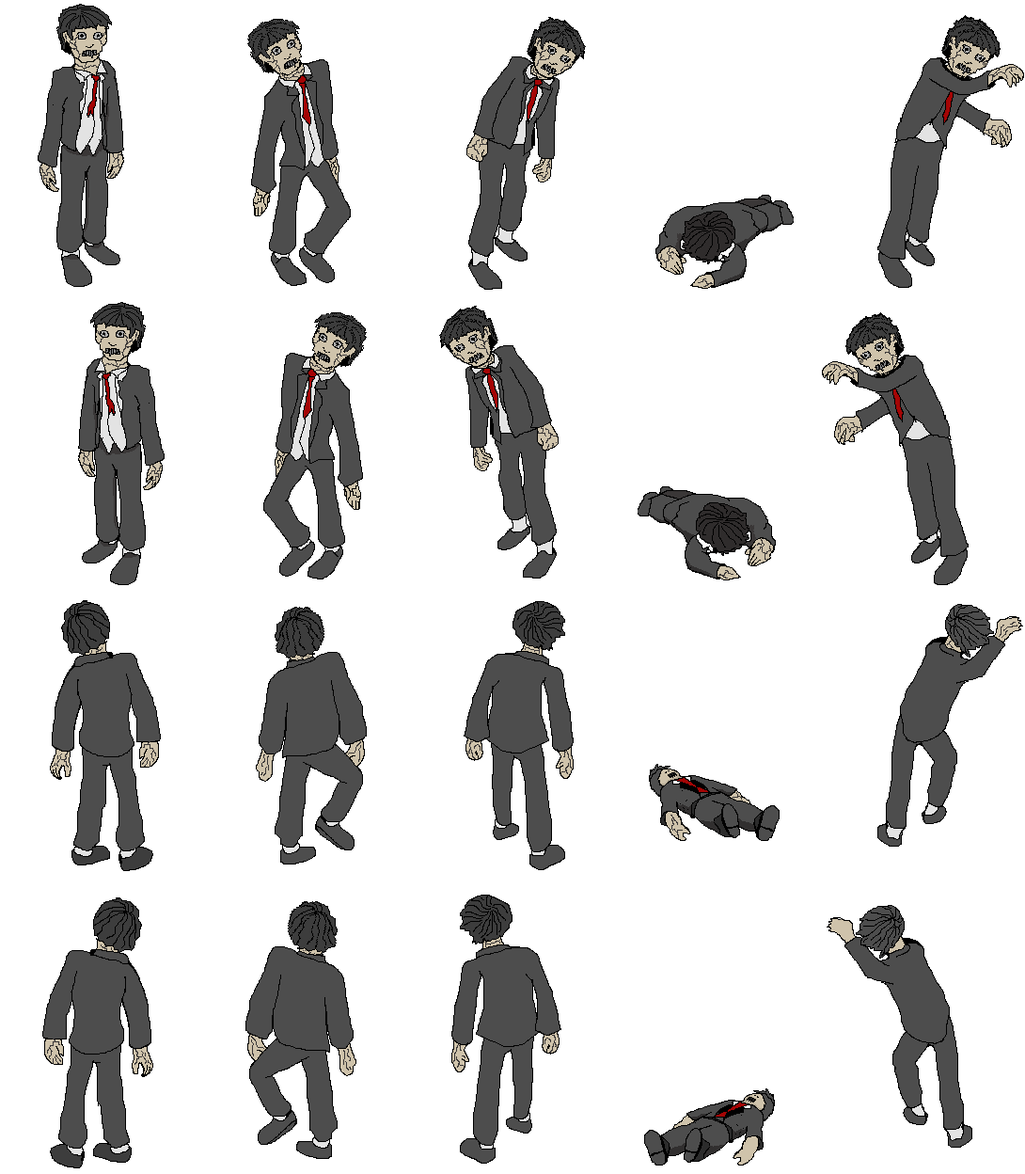
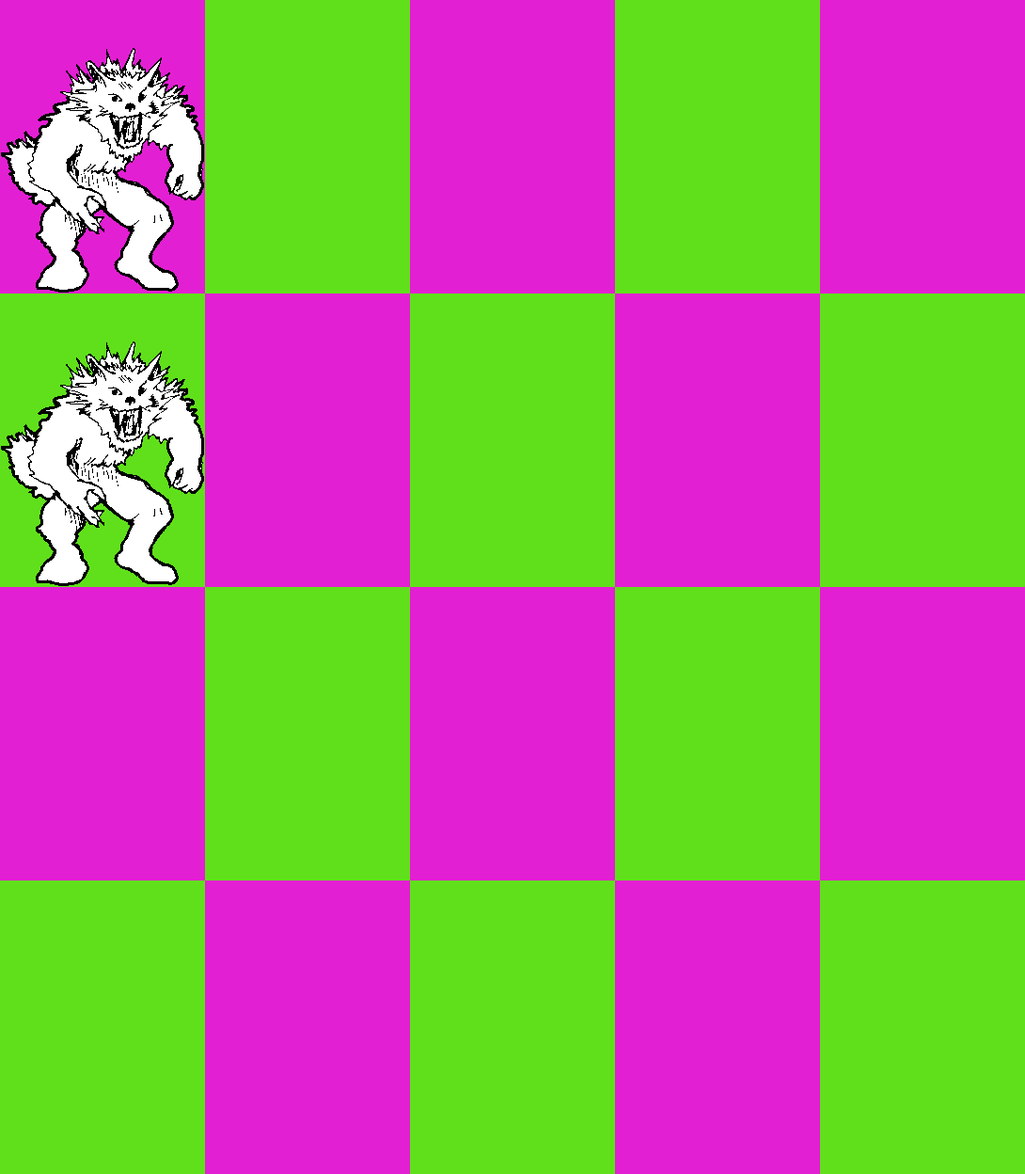
Layers edited between the first and the second 1025 × 1174 image:
added layer "Pasted Layer copy" above "zombie" over [0, 47, 205, 586]
hid "zombie" over [37, 3, 1025, 1169]
showed "Layer" over [0, 0, 1025, 1174]
